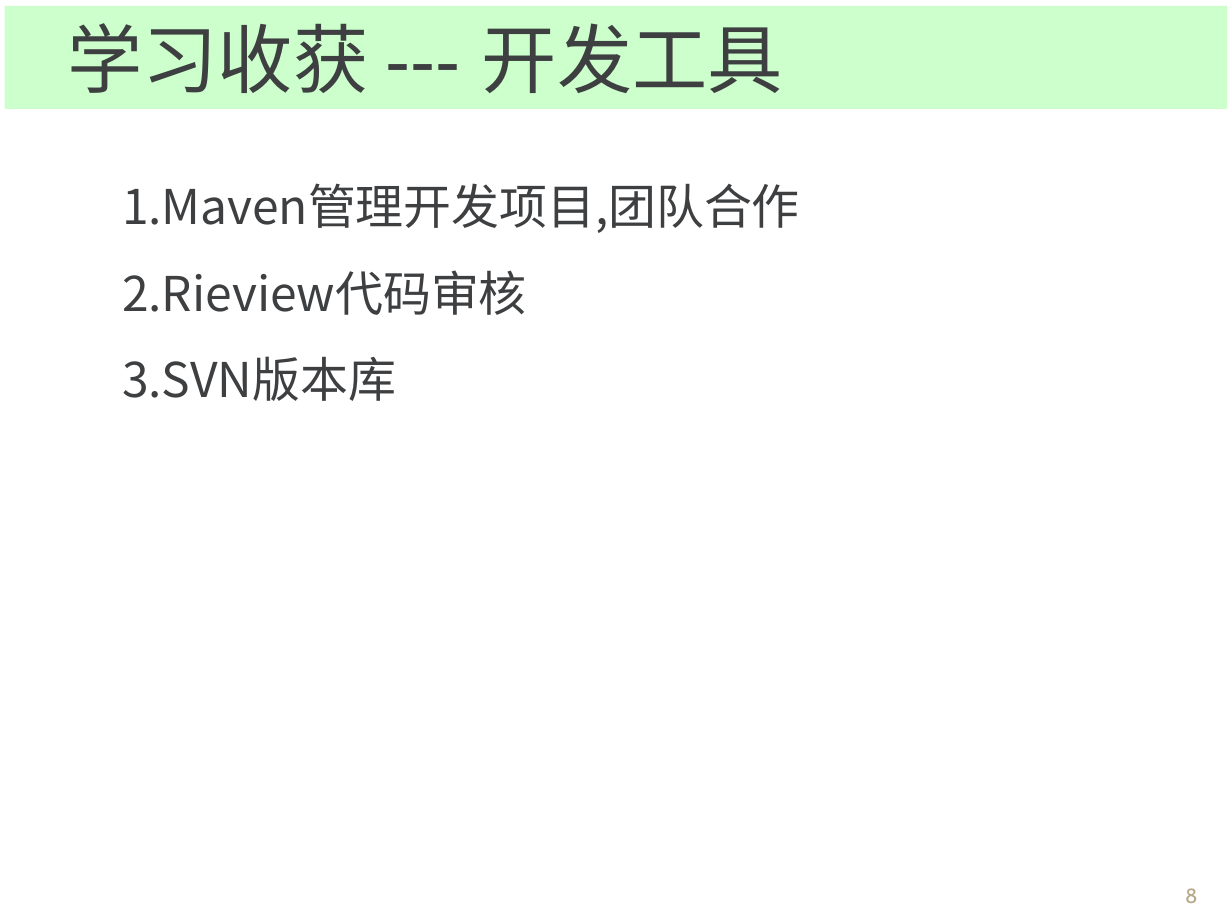
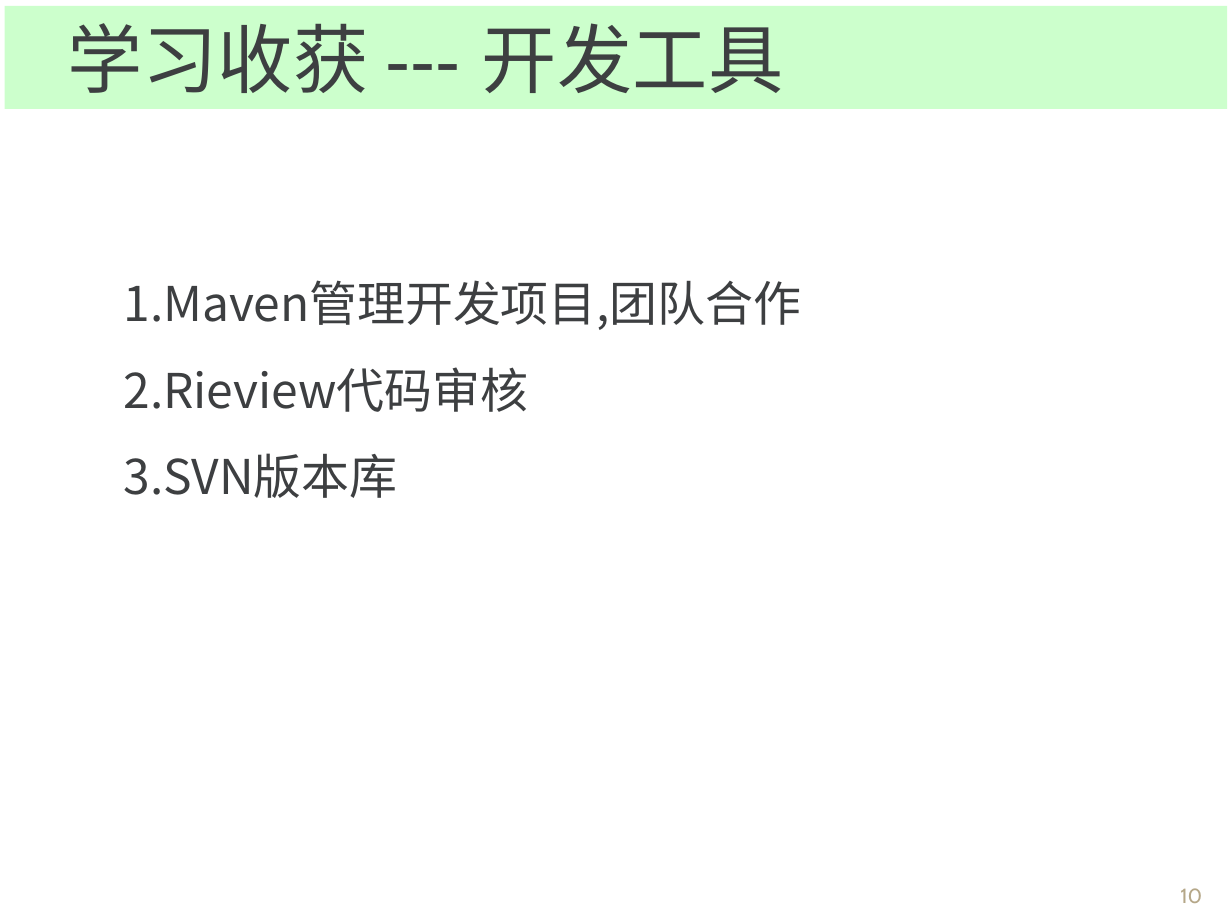
Before and after one commit to Spectrumleeee/Works, a slide deck: slide 10 of document/转正答辩_云平台部_黎光谱.ppt (slide 8 before the commit). Drawn at 1232x924 pixels with LibreOffice and Linux fonts; fonts in the diff are those of the drawing; background and template pictures are left out. Boxes give left, top, right and bottom in pixels: in the first picture for what was removed or moved away, otherwise in the second. Text is boxed around its words. In the diff, an @@ line names an element or a change of style, - is before the commit and + after.

```diff
--- a/document/转正答辩_云平台部_黎光谱.ppt
+++ b/document/转正答辩_云平台部_黎光谱.ppt
@@ text "Maven管理开发项目,团队合作" moved from (x1=122, y1=183, x2=800, y2=401) to (x1=123, y1=280, x2=801, y2=498) @@
@@ page number at (x1=1180, y1=888, x2=1202, y2=903): text changed @@
-8
+10
```
Also in this commit, not shown: 6 other slides changed, 2 slides added, 1 other file.
